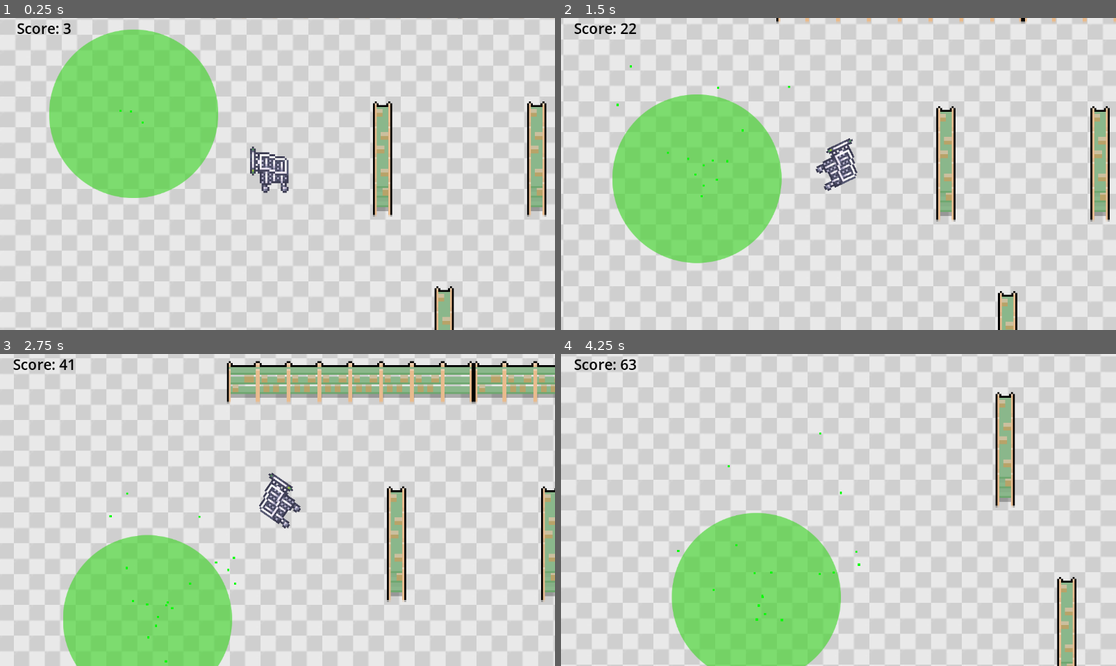
Above: before the commit, frames 1-4 (two rows, left to right).
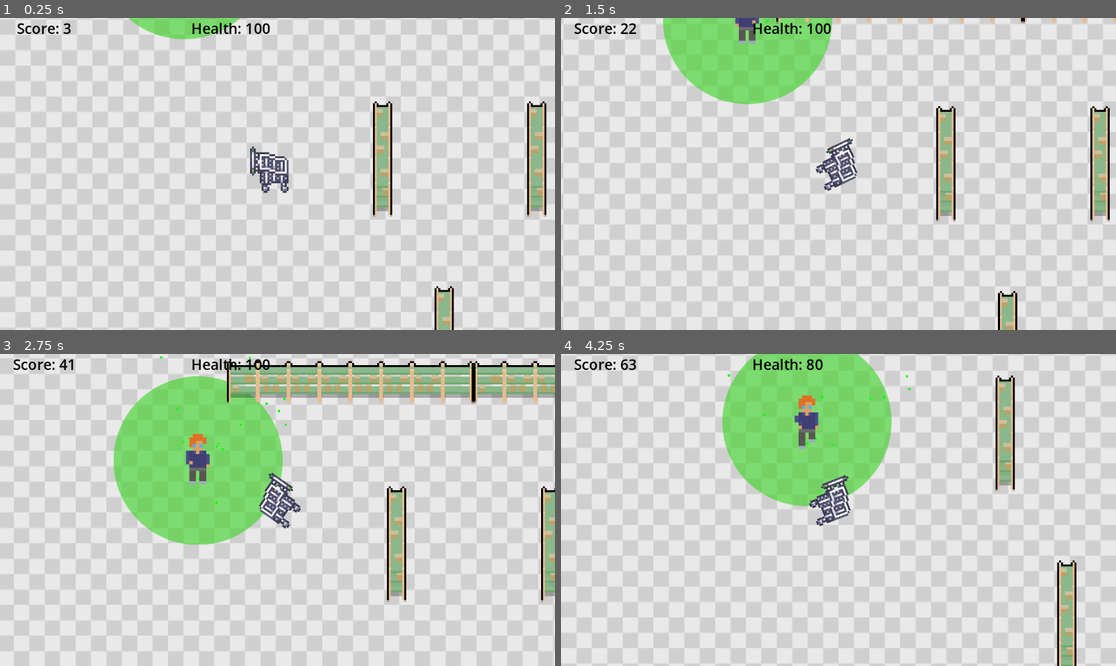
Above: after the commit, the same moments.

Repository: LaterNerds/Shopping-Fever
Game: Godot game, scene res://scenes/main.tscn
Same seed, same stepped clock (60 frames per second), same inputs: the game is played once before the commit and once after it.
Inputs:
- Up to frame 1 (0.25 s): no input
- Up to frame 2 (1.5 s): hold Right (ui_right) 0.53-1.28 s; hold Down (ui_down) from 1.28 s (still down)
- Up to frame 3 (2.75 s): release Down (ui_down) at 2.03 s; hold Right (ui_right) from 2.03 s (still down)
- Up to frame 4 (4.25 s): release Right (ui_right) at 2.78 s; hold Up (ui_up) 2.78-3.53 s; hold Left (ui_left) from 3.53 s (still down)

The runs differ from the first frame. In frame 1, 14% of the frame differs, in the area x 8-49%, y 0-58%; in frame 2, 20%; in frame 3, 24%; in frame 4, 81%, in the area x 0-100%, y 0-100%.

Commit message:
Added health

Diff:
--- a/scenes/main.tscn
+++ b/scenes/main.tscn
@@ -494,21 +494,28 @@
 limit_bottom = 1407
 editor_draw_limits = true
 
-[node name="Score" type="CanvasLayer" parent="."]
-
-[node name="score" type="Label" parent="Score"]
+[node name="gui" type="CanvasLayer" parent="."]
+
+[node name="score" type="Label" parent="gui"]
 offset_right = 184.0
 offset_bottom = 42.0
 size_flags_horizontal = 0
 theme_override_colors/font_color = Color(0, 0, 0, 1)
 theme_override_font_sizes/font_size = 30
-text = "fsdf"
 horizontal_alignment = 1
 vertical_alignment = 1
 script = ExtResource("3_u5hn7")
 
-[node name="Timer" type="Timer" parent="Score/score"]
+[node name="Timer" type="Timer" parent="gui/score"]
 wait_time = 0.05
+
+[node name="health" type="Label" parent="gui"]
+offset_left = 397.0
+offset_right = 560.0
+offset_bottom = 42.0
+theme_override_colors/font_color = Color(0, 0, 0, 1)
+theme_override_font_sizes/font_size = 30
+text = "Health: 100"
 
 [node name="player" parent="." instance=ExtResource("1_fmhl6")]
 z_index = 5
@@ -518,10 +525,6 @@
 [node name="RemoteTransform2D" type="RemoteTransform2D" parent="player"]
 remote_path = NodePath("../../Camera2D")
 
-[node name="shopper" parent="." instance=ExtResource("4_8uk24")]
-z_index = 3
-position = Vector2(-165, 270)
-
 [node name="Border" type="StaticBody2D" parent="." groups=["obstacle"]]
 
 [node name="CollisionShape2D" type="CollisionShape2D" parent="Border"]
@@ -540,4 +543,7 @@
 position = Vector2(1025, -1413)
 shape = SubResource("RectangleShape2D_7mwjv")
 
-[connection signal="timeout" from="Score/score/Timer" to="Score/score" method="_on_timer_timeout"]
+[node name="shopper" parent="." instance=ExtResource("4_8uk24")]
+position = Vector2(-60, -60)
+
+[connection signal="timeout" from="gui/score/Timer" to="gui/score" method="_on_timer_timeout"]
--- a/scenes/player.tscn
+++ b/scenes/player.tscn
@@ -26,5 +26,7 @@
 position = Vector2(-8.5, -4.5)
 shape = SubResource("RectangleShape2D_aiv5i")
 
+[node name="Timer" type="Timer" parent="."]
+
 [connection signal="area_entered" from="Area2D" to="." method="_on_area_2d_area_entered"]
 [connection signal="area_exited" from="Area2D" to="." method="_on_area_2d_area_exited"]
--- a/scenes/shopper.tscn
+++ b/scenes/shopper.tscn
@@ -9,7 +9,6 @@
 
 [sub_resource type="Animation" id="Animation_uub4q"]
 resource_name = "walk_down"
-length = 4.0
 tracks/0/type = "value"
 tracks/0/imported = false
 tracks/0/enabled = true
@@ -17,7 +16,7 @@
 tracks/0/interp = 1
 tracks/0/loop_wrap = true
 tracks/0/keys = {
-"times": PackedFloat32Array(0, 1, 2, 3),
+"times": PackedFloat32Array(0, 0.25, 0.5, 0.75),
 "transitions": PackedFloat32Array(1, 1, 1, 1),
 "update": 1,
 "values": [Vector2i(4, 0), Vector2i(5, 0), Vector2i(6, 0), Vector2i(7, 0)]
@@ -25,7 +24,6 @@
 
 [sub_resource type="Animation" id="Animation_ntw6s"]
 resource_name = "walk_left"
-length = 4.0
 tracks/0/type = "value"
 tracks/0/imported = false
 tracks/0/enabled = true
@@ -33,7 +31,7 @@
 tracks/0/interp = 1
 tracks/0/loop_wrap = true
 tracks/0/keys = {
-"times": PackedFloat32Array(0, 1, 2, 3),
+"times": PackedFloat32Array(0, 0.25, 0.5, 0.75),
 "transitions": PackedFloat32Array(1, 1, 1, 1),
 "update": 1,
 "values": [Vector2i(0, 1), Vector2i(1, 1), Vector2i(2, 1), Vector2i(3, 1)]
@@ -41,7 +39,6 @@
 
 [sub_resource type="Animation" id="Animation_5sokl"]
 resource_name = "walk_right"
-length = 4.0
 tracks/0/type = "value"
 tracks/0/imported = false
 tracks/0/enabled = true
@@ -49,7 +46,7 @@
 tracks/0/interp = 1
 tracks/0/loop_wrap = true
 tracks/0/keys = {
-"times": PackedFloat32Array(0, 1, 2, 3),
+"times": PackedFloat32Array(0, 0.25, 0.5, 0.75),
 "transitions": PackedFloat32Array(1, 1, 1, 1),
 "update": 1,
 "values": [Vector2i(4, 1), Vector2i(5, 1), Vector2i(6, 1), Vector2i(7, 1)]
@@ -57,7 +54,6 @@
 
 [sub_resource type="Animation" id="Animation_xchqc"]
 resource_name = "walk_up"
-length = 4.0
 tracks/0/type = "value"
 tracks/0/imported = false
 tracks/0/enabled = true
@@ -65,7 +61,7 @@
 tracks/0/interp = 1
 tracks/0/loop_wrap = true
 tracks/0/keys = {
-"times": PackedFloat32Array(0, 1, 2, 3),
+"times": PackedFloat32Array(0, 0.25, 0.5, 0.75),
 "transitions": PackedFloat32Array(1, 1, 1, 1),
 "update": 1,
 "values": [0, 1, 3, 0]
--- a/scripts/player.gd
+++ b/scripts/player.gd
@@ -13,6 +13,8 @@
 var drift_factor = 1
 var friction = 400
 var reverse_friction = 100
+var in_covid = false
+var elapsed_time = 0
 
 func movement_stuff(delta):
 	var input_vector = Vector2()
@@ -56,14 +58,22 @@
 func _process(delta):
 	#drift stuff
 	movement_stuff(delta)
-
+	if in_covid == true:
+		elapsed_time += delta
+	if elapsed_time >= 0.8:
+		health -= 10
+		elapsed_time = 0
+		get_node("../gui/health").text = "Health: " + str(health)
 	if (health <= 0):
 		print("died")
 		queue_free()
-
 
 # on player area entered
 func _on_area_2d_area_entered(area):
 	#if covid kil
 	if area.is_in_group("covid"):
-		health = 0
+		in_covid = true
+
+func _on_area_2d_area_exited(area):
+	in_covid = false
+	elapsed_time = 0
--- a/scripts/shopper.gd
+++ b/scripts/shopper.gd
@@ -12,7 +12,7 @@
 
 func _ready():
 	var spritesheet = randi_range(1, 4)
-	$Sprite2D.texture = load("res://MarketSet_Customer" + str(spritesheet) + ".png")
+	$Sprite2D.texture = load("res://assets/sprites/MarketSet_Customer" + str(spritesheet) + ".png")
 
 	# Start wandering immediately
 	update_wander_direction()
@@ -29,20 +29,21 @@
 
 	velocity = move_speed * wander_direction
 	move_and_slide()
+	$Sprite2D.position = position
 
 	# Play animation based on direction
 	if velocity.length_squared() > 0:
 		var angle = velocity.angle()
 		if abs(angle) < deg_to_rad(45) or abs(angle) > deg_to_rad(135):
 			if angle > 0:
+				animation_player.play("walk_left")
+			else:
 				animation_player.play("walk_right")
-			else:
-				animation_player.play("walk_left")
 		else:
 			if angle > 0:
+				animation_player.play("walk_up")
+			else:
 				animation_player.play("walk_down")
-			else:
-				animation_player.play("walk_up")
 	else:
 		animation_player.stop()
 
